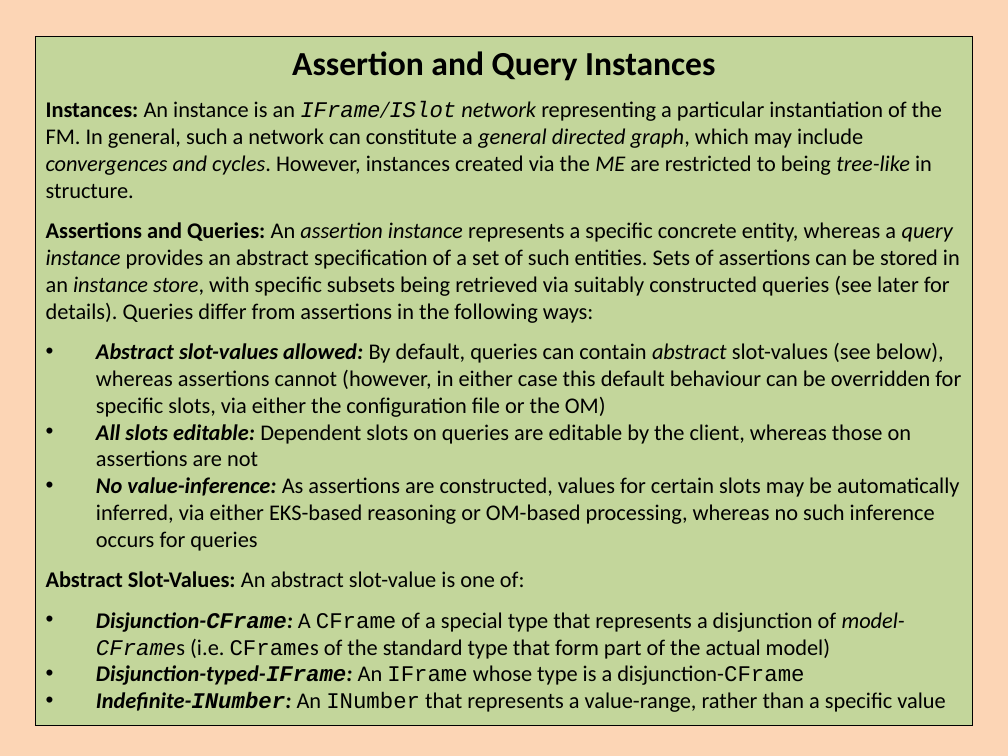
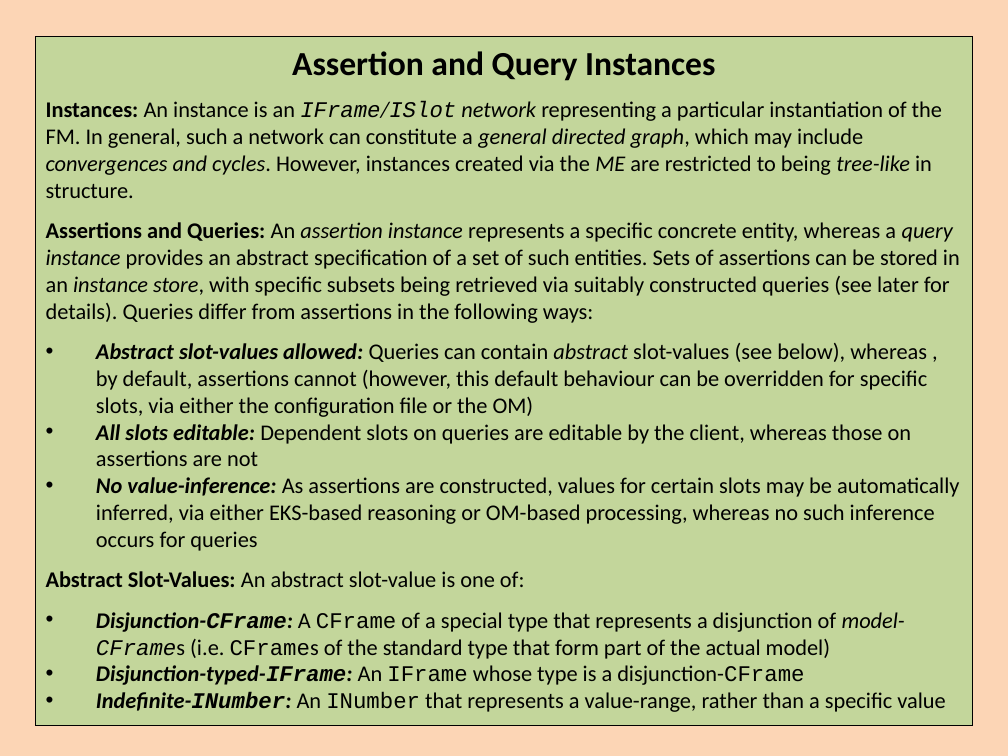
Before and after one commit to colin-puleston/mekon-hobo, a slide deck: slide 30 of docs/MEKON-HOBO Introductory Tutorial.pptx. Drawn at 1008x756 pixels with LibreOffice and Linux fonts; fonts in the diff are those of the drawing. Boxes give left, top, right and bottom in pixels: in the first picture for what was removed or moved away, otherwise in the second. Text is boxed around its words. In the diff, an @@ line names an element or a change of style, - is before the commit and + after.

```diff
--- a/docs/MEKON-HOBO Introductory Tutorial.pptx
+++ b/docs/MEKON-HOBO Introductory Tutorial.pptx
@@ text in rectangle at (96, 343, 927, 417): text changed @@
-• Abstract slot-values allowed: By default, queries can contain abstract slot-values (see below), whereas assertions cannot (however, in either case this default behaviour can be overridden for specific slots, via either the configuration file or the OM)
+• Abstract slot-values allowed: Queries can contain abstract slot-values (see below), whereas , by default, assertions cannot (however, this default behaviour can be overridden for specific slots, via either the configuration file or the OM)
```
